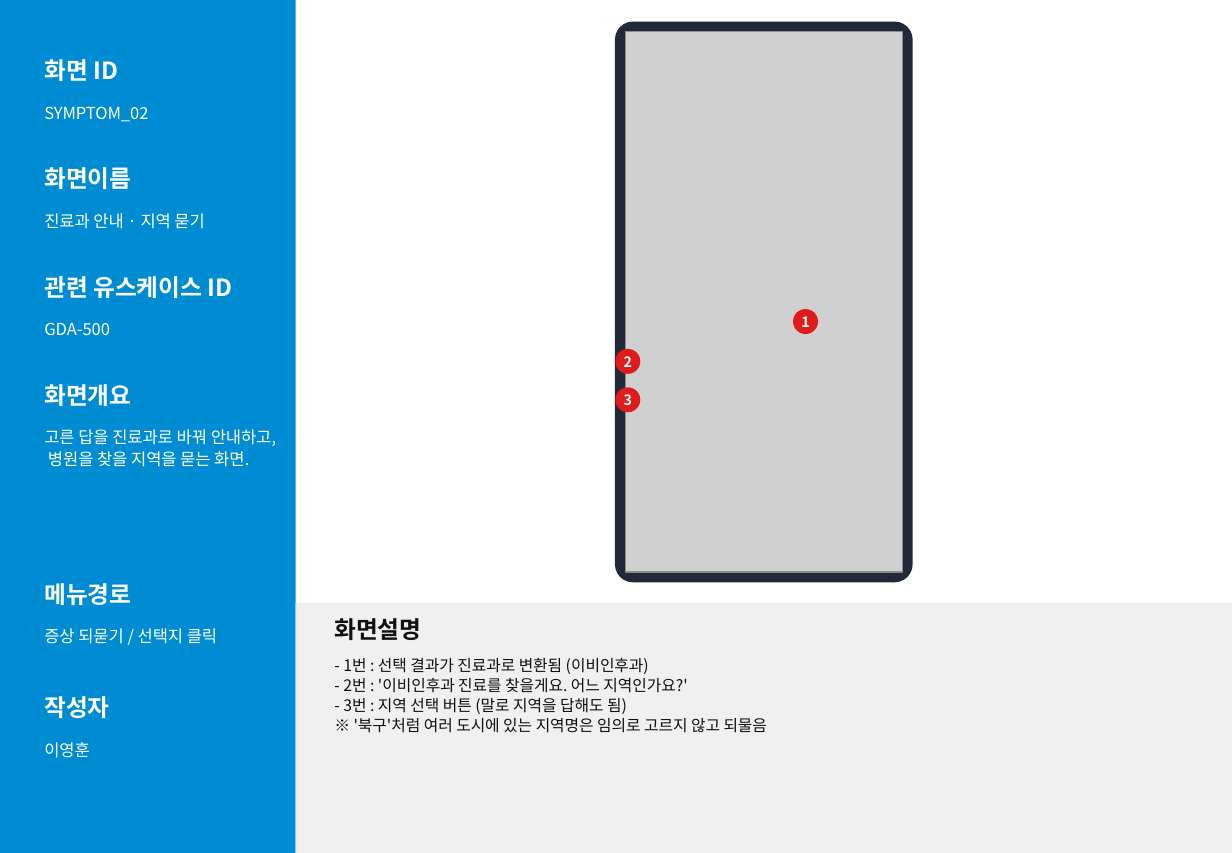
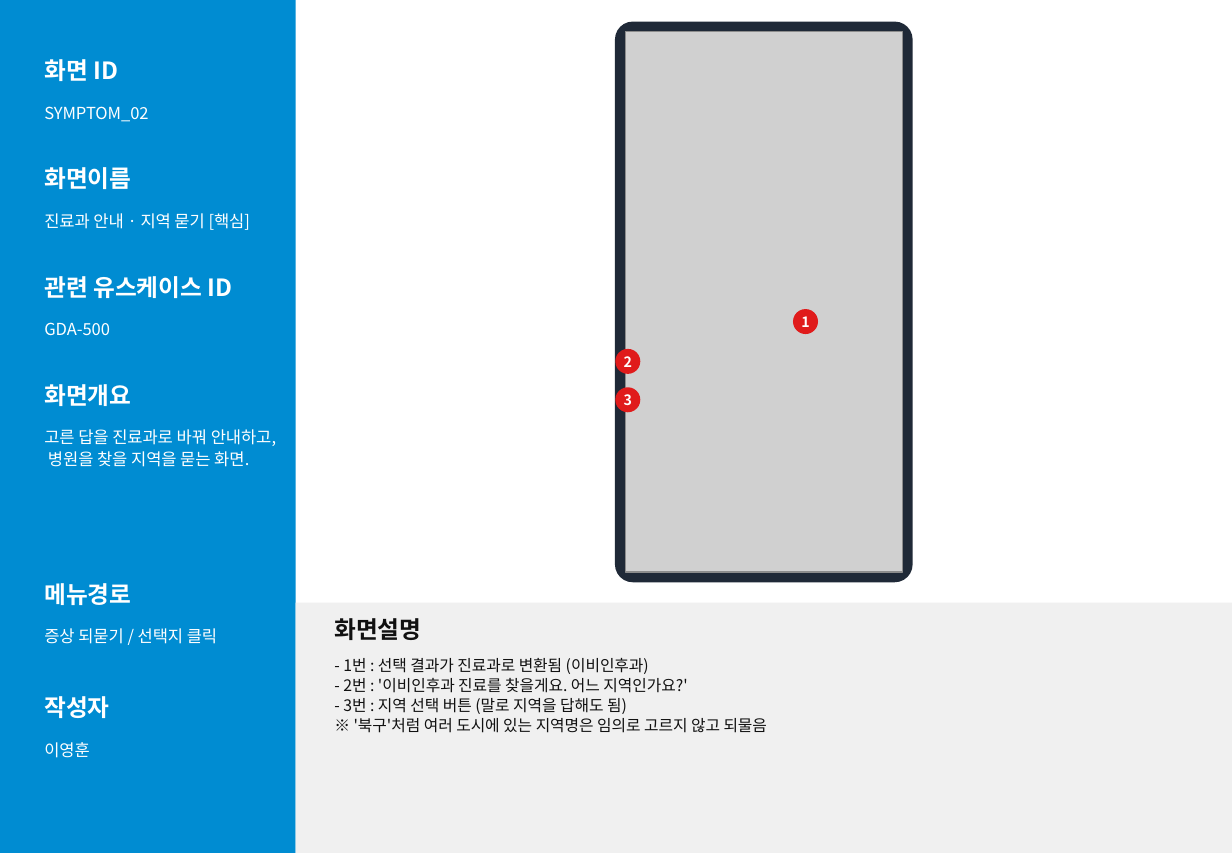
Before and after one commit to lee020304/goodoc-demo, a slide deck: slide 14 of screen/화면설계서_독수리5형제.pptx. Drawn at 1232x853 pixels with LibreOffice and Linux fonts; fonts in the diff are those of the drawing; grey boxes stand for pictures. Boxes give left, top, right and bottom in pixels: in the first picture for what was removed or moved away, otherwise in the second. Text is boxed around its words. In the diff, an @@ line names an element or a change of style, - is before the commit and + after.

```diff
--- a/screen/화면설계서_독수리5형제.pptx
+++ b/screen/화면설계서_독수리5형제.pptx
@@ text at box(44, 213, 251, 230): text changed @@
-진료과 안내 · 지역 묻기
+진료과 안내 · 지역 묻기 [핵심]
```
Also in this commit, not shown: 12 other slides changed, 29 other files.
